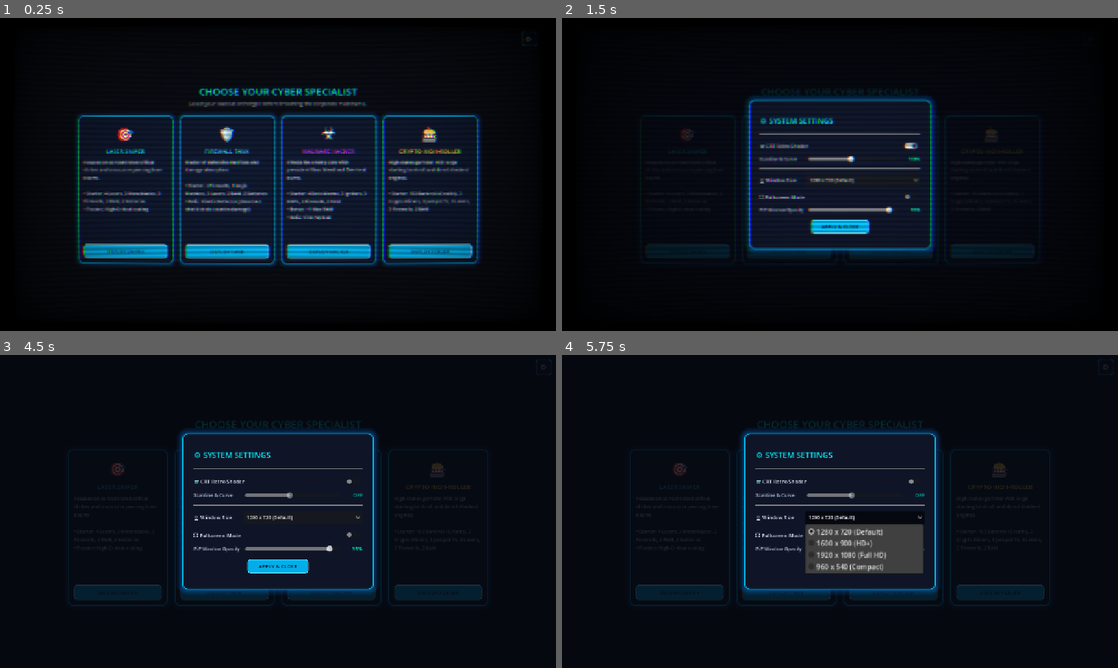
Above: before the commit, frames 1-4 (two rows, left to right).
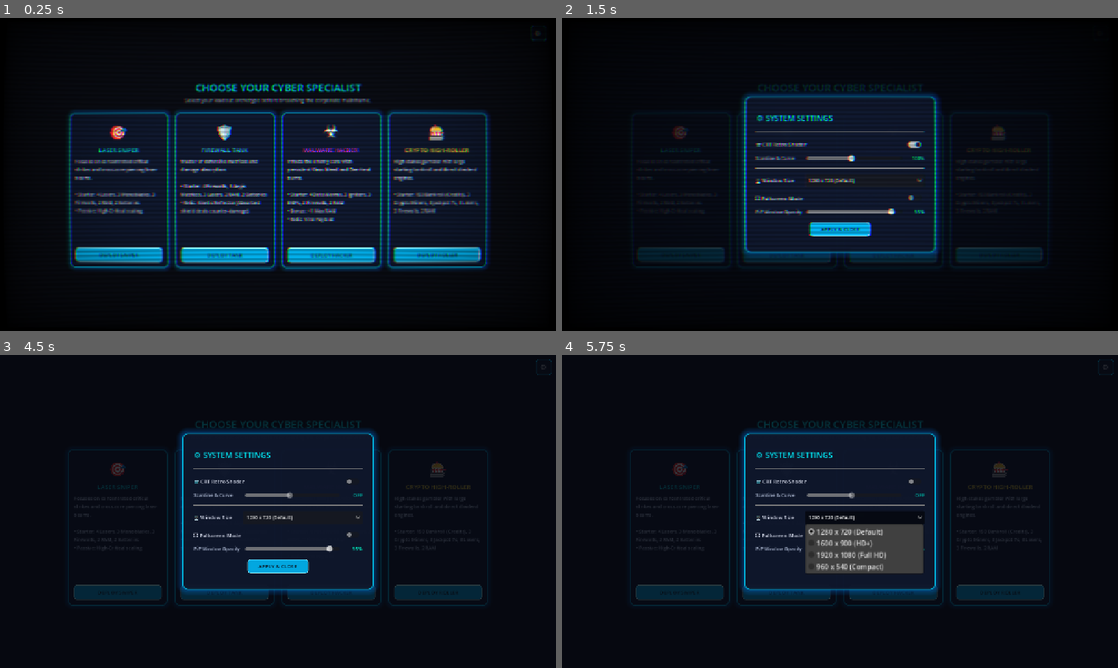
Above: after the commit, the same moments.

Repository: Rajintx/cyberspin
Game: Godot game, scene res://scenes/main.tscn
Same seed, same stepped clock (60 frames per second), same inputs: the game is played once before the commit and once after it.
Inputs (mouse positions are in pixels of both pictures, inside the frame that each line leads up to):
- Up to frame 1 (0.25 s): no input
- Up to frame 2 (1.5 s): click "⚙️" at 0.5 s; click "DEPLOY SNIPER" at 1.25 s
- Up to frame 3 (4.5 s): click "DEPLOY TANK" at 2 s; click "DEPLOY HACKER" at 2.75 s; click "DEPLOY ROLLER" at 3.5 s; click (350, 480) at 4.25 s
- Up to frame 4 (5.75 s): click "1280 x 720 (Default)" at 5 s

The runs differ from the first frame. In frame 1, 17% of the frame differs, in the area x 12-99%, y 2-81%; in frame 2, 7.1%; in frame 3, less than 0.1%; in frame 4, less than 0.1%.

Commit message:
Fix UI click position mismatch by aligning CRT shader UVs and viewport resolution scaling

Diff:
--- a/scenes/main.tscn
+++ b/scenes/main.tscn
@@ -166,12 +166,10 @@
 theme_override_styles/normal = SubResource("StyleBoxFlat_restart")
 text = "INITIALIZE NEW RUN"
 
-[node name="TopBarLayer" type="CanvasLayer" parent="."]
-layer = 5
-
-[node name="SettingsButton" type="Button" parent="TopBarLayer"]
+[node name="SettingsButton" type="Button" parent="."]
 unique_name_in_owner = true
 custom_minimum_size = Vector2(36, 36)
+layout_mode = 1
 anchors_preset = 1
 anchor_left = 1.0
 anchor_right = 1.0
@@ -185,9 +183,10 @@
 theme_override_styles/normal = SubResource("StyleBoxFlat_gear")
 text = "⚙️"
 
-[node name="SettingsModal" parent="TopBarLayer" instance=ExtResource("7_s8m9n")]
-unique_name_in_owner = true
-visible = false
+[node name="SettingsModal" parent="." instance=ExtResource("7_s8m9n")]
+unique_name_in_owner = true
+visible = false
+layout_mode = 1
 
 [node name="PiPOverlay" parent="." instance=ExtResource("6_p7q8r")]
 unique_name_in_owner = true
--- a/scripts/systems/window_manager.gd
+++ b/scripts/systems/window_manager.gd
@@ -34,7 +34,8 @@
 	current_resolution = target_size
 	if not is_pip_mode and not is_fullscreen:
 		DisplayServer.window_set_size(target_size)
-		get_tree().root.content_scale_size = target_size
+		# Keep base content scale size at standard 1280x720 so canvas_items stretch handles aspect scaling correctly
+		get_tree().root.content_scale_size = NORMAL_WINDOW_SIZE
 		# Center window on current screen
 		var current_screen := DisplayServer.window_get_current_screen()
 		var screen_rect := DisplayServer.screen_get_usable_rect(current_screen)
@@ -54,6 +55,7 @@
 		if is_pip_mode:
 			set_pip_mode(false)
 		DisplayServer.window_set_mode(DisplayServer.WINDOW_MODE_FULLSCREEN)
+		get_tree().root.content_scale_size = NORMAL_WINDOW_SIZE
 	else:
 		DisplayServer.window_set_mode(DisplayServer.WINDOW_MODE_WINDOWED)
 		set_resolution(current_resolution)
--- a/shaders/crt_retro.gdshader
+++ b/shaders/crt_retro.gdshader
@@ -9,11 +9,9 @@
 uniform float crt_brightness : hint_range(0.5, 2.0) = 1.06;
 
 vec2 curve(vec2 uv) {
-	uv = (uv - 0.5) * 2.0;
-	uv *= 1.05;
-	uv.x *= 1.0 + pow((abs(uv.y) / 5.0), 2.0) * curvature * 10.0;
-	uv.y *= 1.0 + pow((abs(uv.x) / 4.0), 2.0) * curvature * 10.0;
-	uv = (uv / 2.0) + 0.5;
+	vec2 d = uv - 0.5;
+	float r2 = dot(d, d);
+	uv = uv + d * (r2 * curvature * 2.0);
 	return uv;
 }
 
